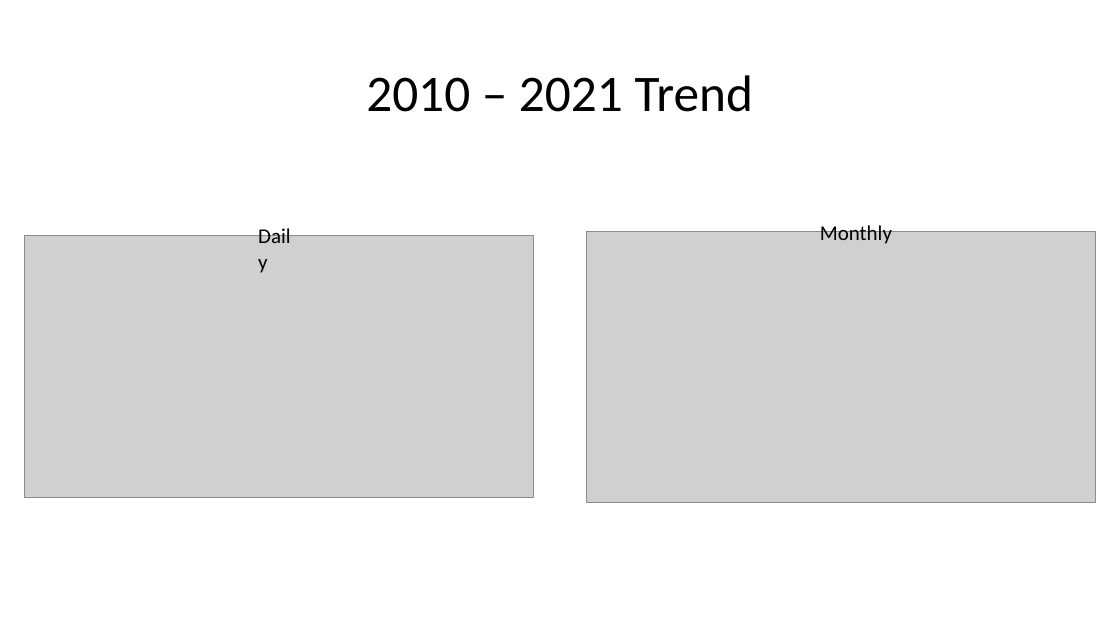
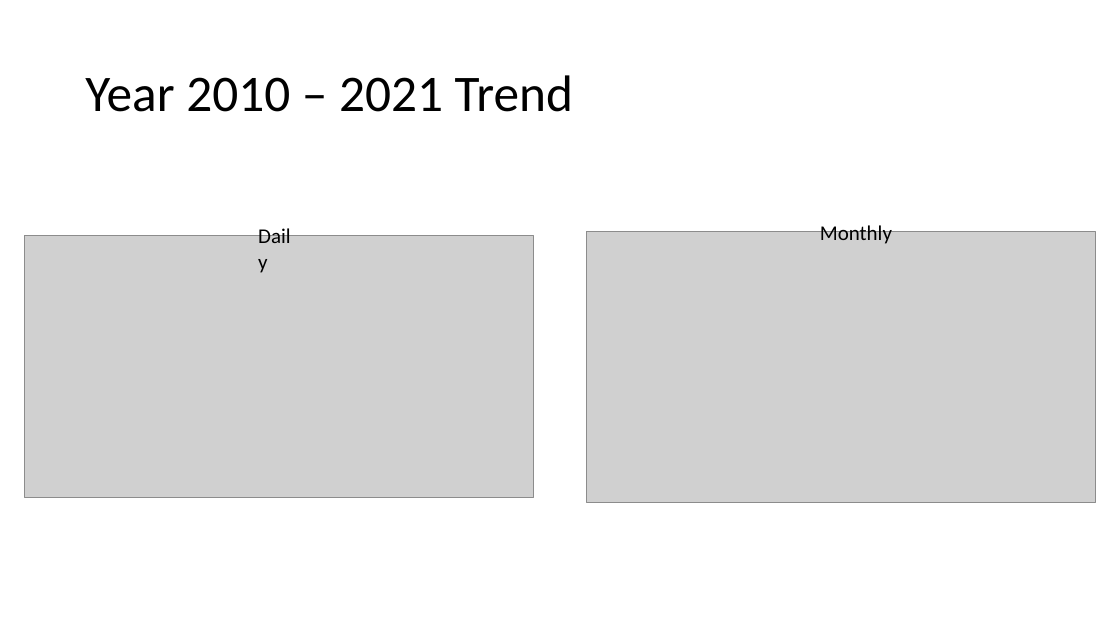
Before and after one commit to jafar-shodiq/complete-proj, a slide deck: slide 11 of 2021/07/apply/ilmuone-data/ppt.pptx. Drawn at 1120x630 pixels with LibreOffice and Linux fonts; fonts in the diff are those of the drawing; grey boxes stand for pictures. Boxes give left, top, right and bottom in pixels: in the first picture for what was removed or moved away, otherwise in the second. Text is boxed around its words. In the diff, an @@ line names an element or a change of style, - is before the commit and + after.

```diff
--- a/2021/07/apply/ilmuone-data/ppt.pptx
+++ b/2021/07/apply/ilmuone-data/ppt.pptx
@@ title at <box>85,75,574,112</box>: text changed @@
-2010 – 2021 Trend
+Year 2010 – 2021 Trend
```
Also in this commit, not shown: 4 other slides changed, 5 slides added, 1 slide removed, 9 other files.
